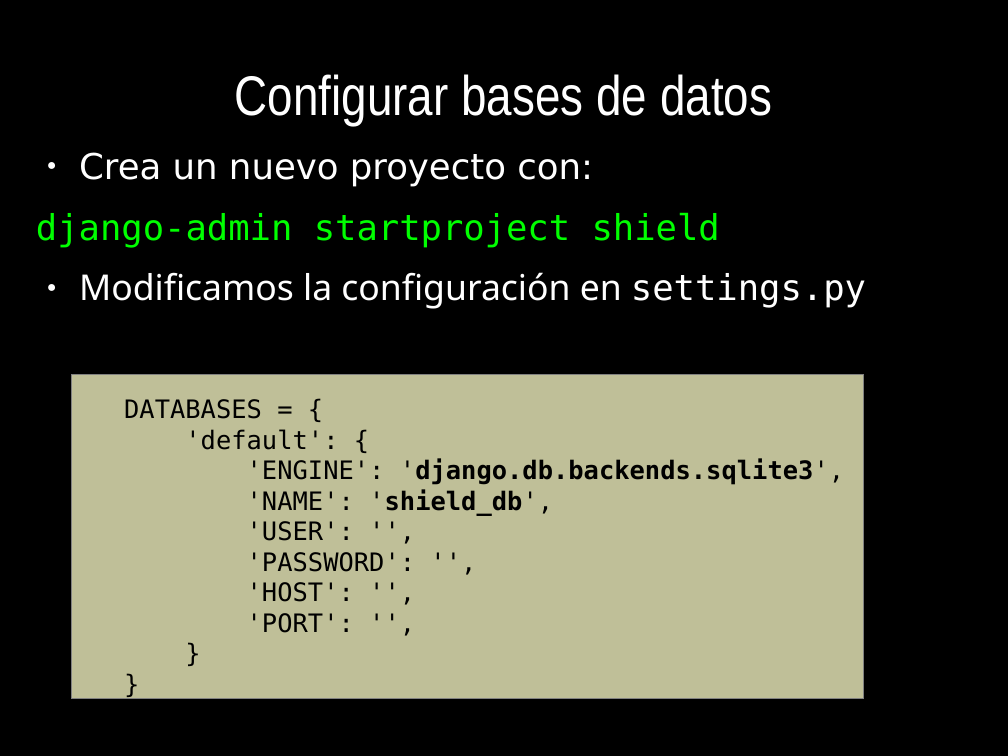
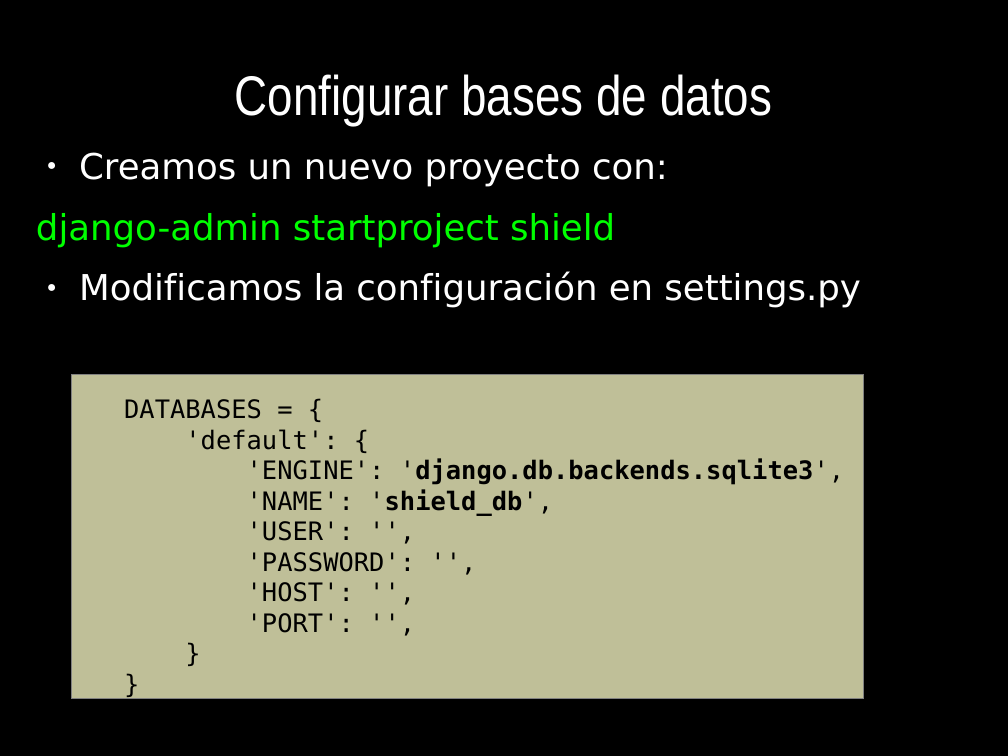
Before and after one commit to euribates/curso-django, a slide deck: slide 29 of presentacion/curso_django.odp. Drawn at 1008x756 pixels with LibreOffice and Linux fonts; fonts in the diff are those of the drawing. Boxes give left, top, right and bottom in pixels: in the first picture for what was removed or moved away, otherwise in the second. Text is boxed around its words. In the diff, an @@ line names an element or a change of style, - is before the commit and + after.

```diff
--- a/presentacion/curso_django.odp
+++ b/presentacion/curso_django.odp
@@ text at (x1=79, y1=152, x2=668, y2=187): text changed @@
-● Crea un nuevo proyecto con:
+● Creamos un nuevo proyecto con:
@@ text at (x1=36, y1=213, x2=860, y2=308): font DejaVu Sans Mono to DejaVu Sans in "django-admin startproject shield", "settings.py"; font Noto Sans to DejaVu Sans in "Modificamos la configuración en" @@
```
Also in this commit, not shown: 16 other slides changed, 2 other files.
